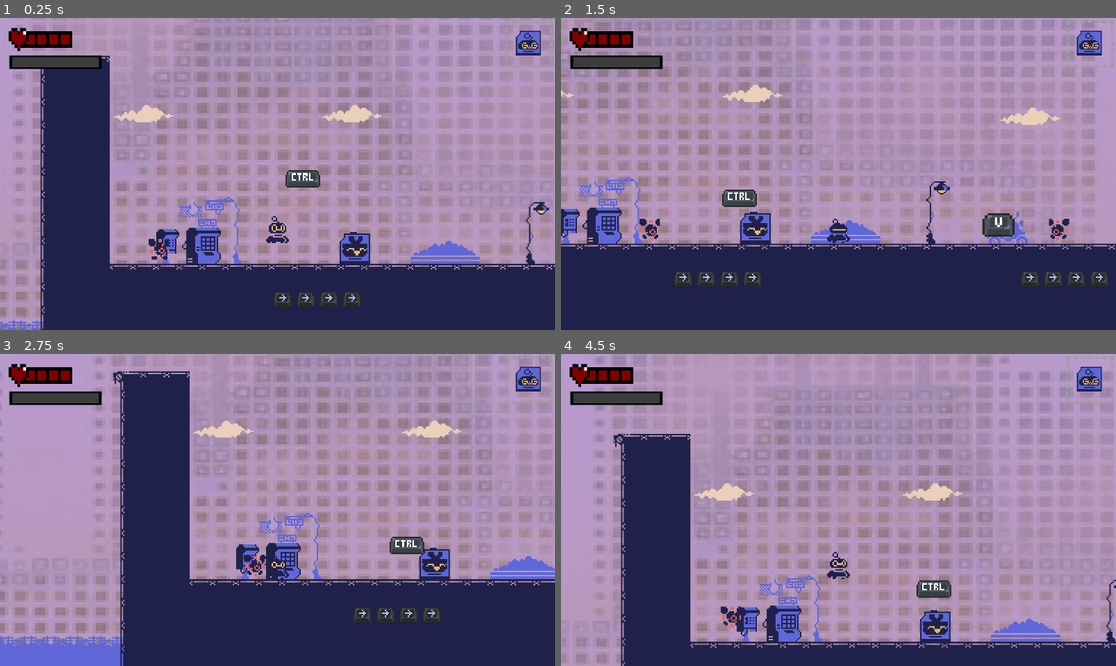
Above: before the commit, frames 1-4 (two rows, left to right).
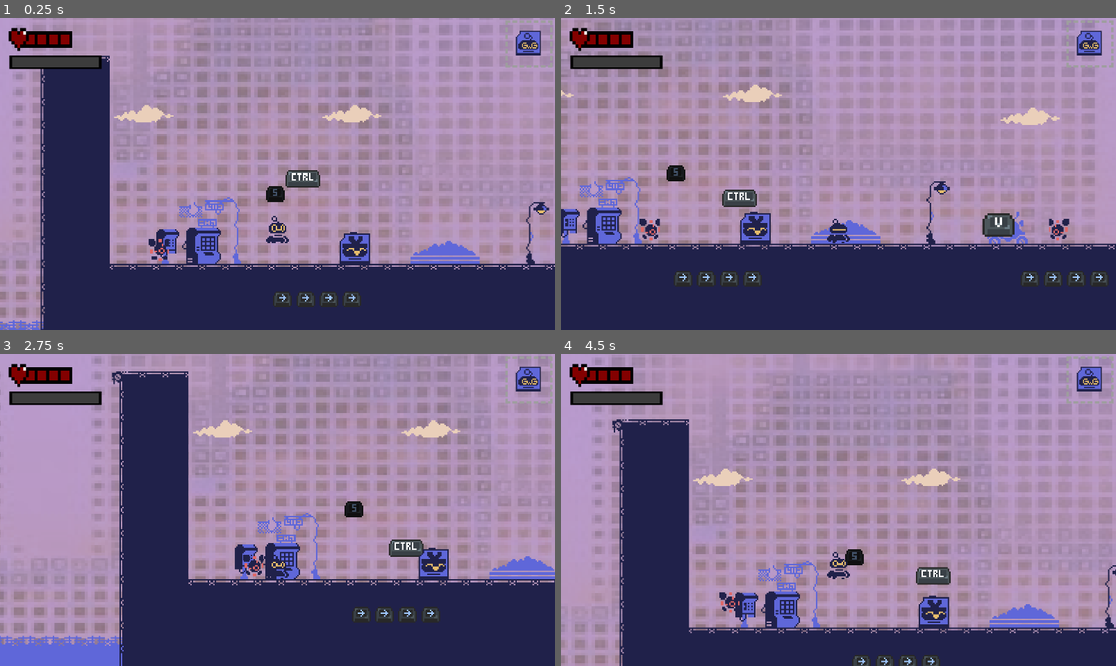
Above: after the commit, the same moments.

Repository: ericlamkf/macamYes-GameJam-2026
Game: Godot game, scene res://scenes/Main.tscn
The game is run twice, just before and just after one commit, with the same random seed, the same clock (stepped at 60 frames per second) and the same inputs.
Inputs (mouse positions are in pixels of both pictures, inside the frame that each line leads up to):
- Up to frame 1 (0.25 s): no input
- Up to frame 2 (1.5 s): tap Enter at 0.5 s; move the mouse to (960, 158) at 0.52 s; hold C (copy) 0.53-1.28 s; hold D (move_right) from 0.53 s (still down); tap Space (jump) at 0.77 s; move the mouse to (727, 189) at 1.27 s; tap V (paste) at 1.35 s
- Up to frame 3 (2.75 s): tap Space (jump) at 1.52 s; move the mouse to (333, 441) at 2.02 s; release D (move_right) at 2.03 s; hold A (move_left) from 2.03 s (still down); tap R at 2.1 s
- Up to frame 4 (4.5 s): move the mouse to (810, 572) at 2.77 s; release A (move_left) at 2.78 s; hold D (move_right) 2.78-4.28 s; tap C (copy) at 2.85 s; tap Space (jump) at 3.02, 3.77 s; move the mouse to (1005, 556) at 3.52 s; tap V (paste) at 3.6 s; move the mouse to (672, 463) at 4.27 s; hold A (move_left) from 4.28 s (still down); tap R at 4.35 s

The runs differ from the first frame. In frame 1, 0.2% of the frame differs, in the area x 47-52%, y 53-60%; in frame 2, 0.2%; in frame 3, 3.6%; in frame 4, 14%, in the area x 0-100%, y 0-100%.

Commit message:
adding checkpoint as s key

Diff:
--- a/scenes/pickups/c_entity.gd
+++ b/scenes/pickups/c_entity.gd
@@ -1,6 +1,9 @@
 extends Node2D
 
 func _ready() -> void:
+	if "c" in GameState.collected_keys:
+		queue_free()
+		return
 	$Area2D.body_entered.connect(_on_body_entered)
 
 func _on_body_entered(body: Node) -> void:
--- a/scenes/pickups/v_entity.gd
+++ b/scenes/pickups/v_entity.gd
@@ -1,7 +1,11 @@
 extends Node2D
 
 func _ready() -> void:
+	if "v" in GameState.collected_keys:
+		queue_free()
+		return
 	$Area2D.body_entered.connect(_on_body_entered)
+
 
 func _on_body_entered(body: Node) -> void:
 	if body.is_in_group("player"):
--- a/scenes/shared/checkpoint.tscn
+++ b/scenes/shared/checkpoint.tscn
@@ -1,6 +1,7 @@
 [gd_scene format=3 uid="uid://bvt0bfqlq11ii"]
 
 [ext_resource type="Script" uid="uid://bklrwkalocvs3" path="res://scripts/world/checkpoint.gd" id="1_lngx1"]
+[ext_resource type="Texture2D" uid="uid://bb7tcoclmkwsy" path="res://assets/sprites/entities/Keyboard Letters and Symbols.png" id="2_mg0i5"]
 
 [sub_resource type="RectangleShape2D" id="RectangleShape2D_7yi2i"]
 
@@ -9,3 +10,8 @@
 
 [node name="CollisionShape2D" type="CollisionShape2D" parent="." unique_id=560902088]
 shape = SubResource("RectangleShape2D_7yi2i")
+
+[node name="Visual" type="Sprite2D" parent="." unique_id=2017434591]
+texture = ExtResource("2_mg0i5")
+region_enabled = true
+region_rect = Rect2(32, 176, 16, 16)
--- a/scenes/world/levels/level_01.tscn
+++ b/scenes/world/levels/level_01.tscn
@@ -11,10 +11,11 @@
 [ext_resource type="PackedScene" uid="uid://6ko0ng811g8d" path="res://scenes/shared/KillZone.tscn" id="7_hgy7r"]
 [ext_resource type="PackedScene" uid="uid://c0r8rko4laisq" path="res://scenes/Player.tscn" id="8_rhema"]
 [ext_resource type="PackedScene" uid="uid://bvt0bfqlq11ii" path="res://scenes/shared/checkpoint.tscn" id="9_l7gdi"]
-[ext_resource type="PackedScene" path="res://scenes/ui.tscn" id="12_mq7w0"]
+[ext_resource type="PackedScene" uid="uid://14gfhr8pc58t" path="res://scenes/ui.tscn" id="12_mq7w0"]
 [ext_resource type="PackedScene" uid="uid://bh1nk2xun13s5" path="res://scenes/ctrl_entity.tscn" id="13_7rjm4"]
 [ext_resource type="PackedScene" uid="uid://bguopu8xnngha" path="res://scenes/pickups/tab_entity.tscn" id="13_jxvcu"]
-[ext_resource type="PackedScene" uid="uid://dmho7xb1nmuus" path="res://scenes/pickups/s_entity.tscn" id="15_jxvcu"]
+[ext_resource type="PackedScene" uid="uid://gesfn4ofg272" path="res://scenes/turret_node.tscn" id="16_oy7ii"]
+[ext_resource type="PackedScene" uid="uid://dcawbu40era7q" path="res://scenes/grunt.tscn" id="17_8j2nj"]
 
 [sub_resource type="TileSetAtlasSource" id="TileSetAtlasSource_mq7w0"]
 texture = ExtResource("1_i5hxh")
@@ -661,10 +662,6 @@
 scale = Vector2(1.9248044, 2.0491157)
 texture = ExtResource("3_3tp2u")
 
-[node name="SEntity" parent="." unique_id=1464947858 instance=ExtResource("15_jxvcu")]
-position = Vector2(479.00003, -12.9999695)
-scale = Vector2(0.64, 0.64)
-
 [node name="SyntaxCrawler_A" parent="." unique_id=717656759 instance=ExtResource("6_8p1rb")]
 position = Vector2(403, -36)
 
@@ -696,8 +693,11 @@
 position = Vector2(445, -13.000002)
 scale = Vector2(0.6, 0.6)
 
-[node name="Checkpoint_tscn" parent="." unique_id=677248382 instance=ExtResource("9_l7gdi")]
+[node name="Checkpoint_tscn2" parent="." unique_id=677248382 instance=ExtResource("9_l7gdi")]
 position = Vector2(-80, -38)
+
+[node name="Checkpoint_tscn" parent="." unique_id=443245813 instance=ExtResource("9_l7gdi")]
+position = Vector2(520, -73)
 
 [node name="Player2" parent="." unique_id=1421281123 instance=ExtResource("8_rhema")]
 position = Vector2(-80, -29)
@@ -728,4 +728,16 @@
 rotation = -1.5707964
 shape = SubResource("CapsuleShape2D_4lpfl")
 
+[node name="TurretNode" parent="." unique_id=635127827 instance=ExtResource("16_oy7ii")]
+position = Vector2(-55, -240)
+
+[node name="TurretNode2" parent="." unique_id=263506998 instance=ExtResource("16_oy7ii")]
+position = Vector2(-128, -369)
+
+[node name="Grunt" parent="." unique_id=216267180 instance=ExtResource("17_8j2nj")]
+position = Vector2(676, -212)
+
+[node name="Grunt2" parent="." unique_id=738765514 instance=ExtResource("17_8j2nj")]
+position = Vector2(321, -289)
+
 [connection signal="copy_successful" from="Player2" to="Player2/Camera2D/UI" method="_on_player_copy_successful"]
--- a/scripts/ctrl_entity.gd
+++ b/scripts/ctrl_entity.gd
@@ -11,9 +11,11 @@
 	player = get_tree().get_first_node_in_group("player") as CharacterBody2D
 	if GameState.ctrl_position != Vector2.ZERO:
 		global_position = GameState.ctrl_position
+	GameState.ctrl_position_locked = false
 
 func _exit_tree() -> void:
-	GameState.ctrl_position = global_position
+	if not GameState.ctrl_position_locked:
+		GameState.ctrl_position = global_position
 
 func _process(delta):
 	if not player:
--- a/scripts/global/game_state.gd
+++ b/scripts/global/game_state.gd
@@ -7,6 +7,7 @@
 var offhand_mode = "C"  # or "V"
 var spawn_position: Vector2 = Vector2.ZERO
 var ctrl_position: Vector2 = Vector2.ZERO
+var ctrl_position_locked: bool = false
 var collected_keys: Array[String] = []
 
 func _ready() -> void:
--- a/scripts/world/checkpoint.gd
+++ b/scripts/world/checkpoint.gd
@@ -1,11 +1,35 @@
 extends Area2D
 
 var activated := false
+var player_inside := false
+
+const COLOR_INACTIVE = Color(0.4, 0.4, 0.4, 1.0)  # grey
+const COLOR_ACTIVE   = Color(1.0, 0.85, 0.0, 1.0)  # gold
 
 func _ready() -> void:
 	body_entered.connect(_on_body_entered)
+	body_exited.connect(_on_body_exited)
+	# Restore gold color if this checkpoint was the last saved one
+	if GameState.spawn_position != Vector2.ZERO and global_position.is_equal_approx(GameState.spawn_position):
+		activated = true
+	_update_color()
+
+func _update_color() -> void:
+	var visual = get_node_or_null("Visual")
+	if visual:
+		visual.modulate = COLOR_ACTIVE if activated else COLOR_INACTIVE
 
 func _on_body_entered(body: Node) -> void:
-	if body.is_in_group("player") and not activated:
-		activated = true
-		GameState.spawn_position = global_position
+	if body.is_in_group("player"):
+		player_inside = true
+
+func _on_body_exited(body: Node) -> void:
+	if body.is_in_group("player"):
+		player_inside = false
+
+func _input(event: InputEvent) -> void:
+	if player_inside and not activated:
+		if event is InputEventKey and event.pressed and event.keycode == KEY_S:
+			activated = true
+			GameState.spawn_position = global_position
+			_update_color()
--- a/scripts/world/level_exit.gd
+++ b/scripts/world/level_exit.gd
@@ -8,4 +8,6 @@
 func _on_body_entered(body: Node) -> void:
 	if body.is_in_group("player") and next_level_path != "":
 		GameState.spawn_position = Vector2.ZERO
+		GameState.ctrl_position = Vector2.ZERO
+		GameState.ctrl_position_locked = true
 		get_tree().change_scene_to_file(next_level_path)
Not shown: 1 places in scenes/world/levels/level_02.tscn that only renumber resources
